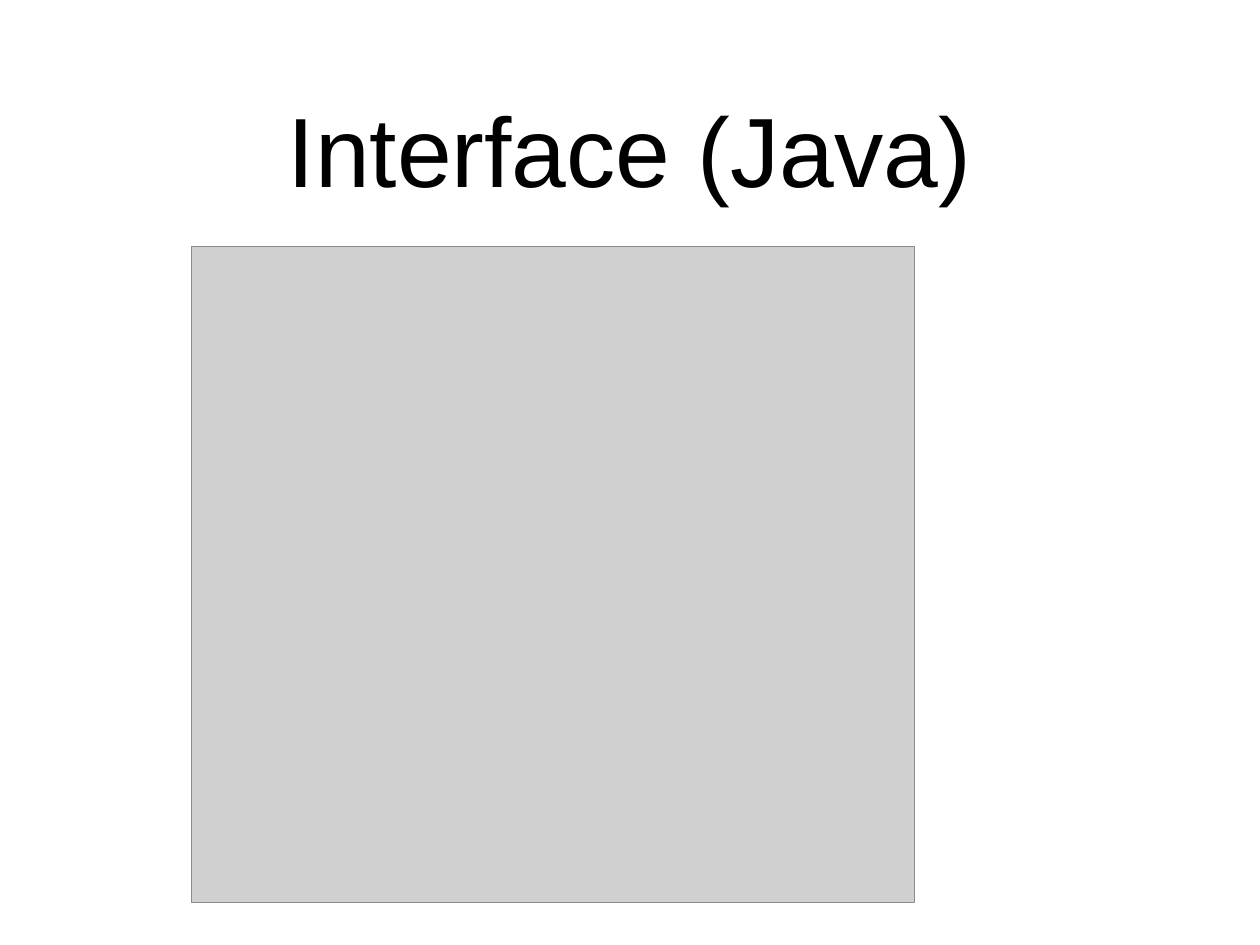
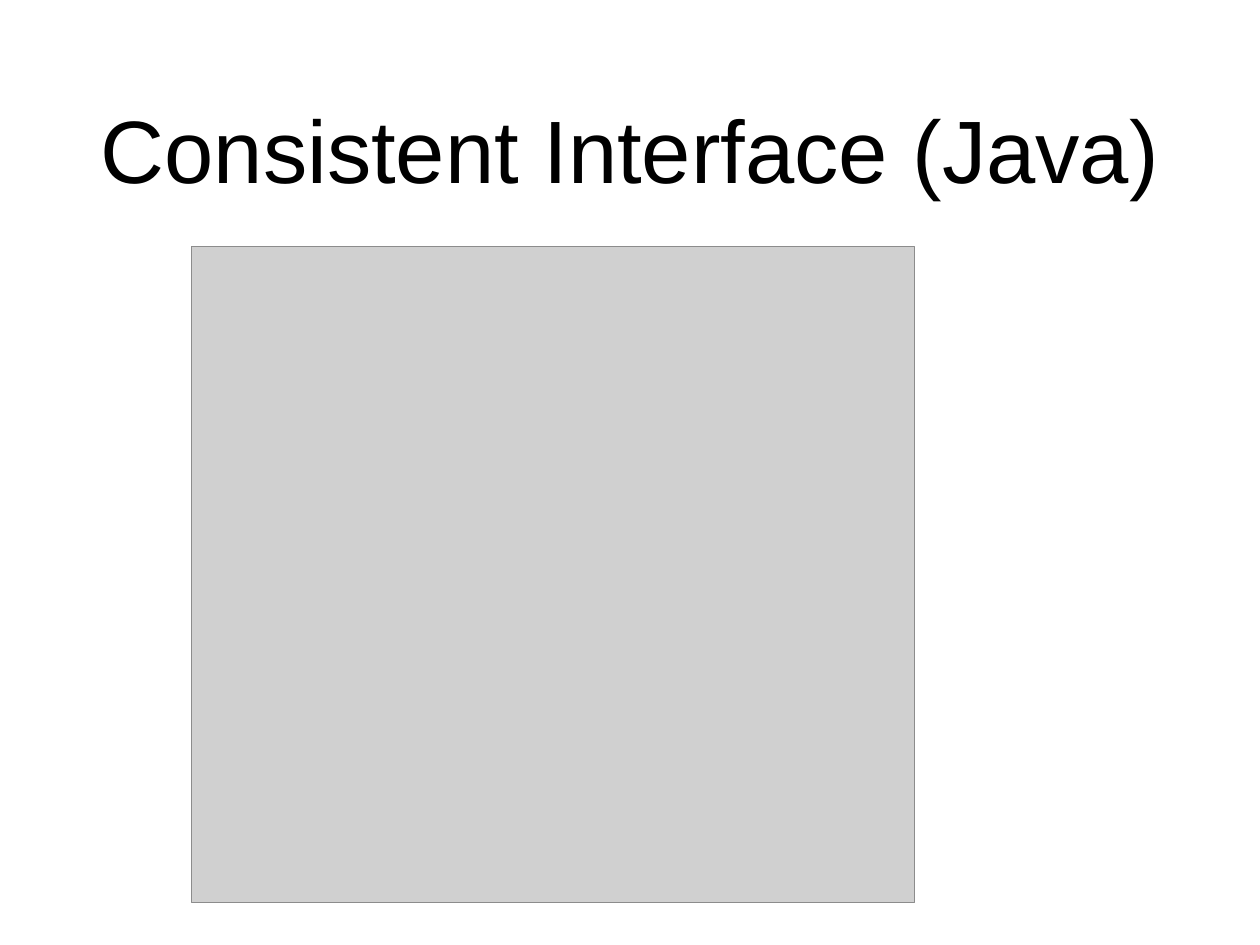
Before and after one commit to chunqishi/lrec2014_part2, a slide deck: slide 6 of lrec_service_wrapping 2014-05-20.pptx. Drawn at 1260x945 pixels with LibreOffice and Linux fonts; fonts in the diff are those of the drawing; grey boxes stand for pictures. Boxes give left, top, right and bottom in pixels: in the first picture for what was removed or moved away, otherwise in the second. Text is boxed around its words. In the diff, an @@ line names an element or a change of style, - is before the commit and + after.

```diff
--- a/lrec_service_wrapping 2014-05-20.pptx
+++ b/lrec_service_wrapping 2014-05-20.pptx
@@ title at (x1=101, y1=118, x2=1159, y2=199): text changed; size 80 to 72 pt @@
-Interface (Java)
+Consistent Interface (Java)
```
Also in this commit, not shown: 5 other slides changed, 4 slides added, 2 slides removed, 5 other files.
